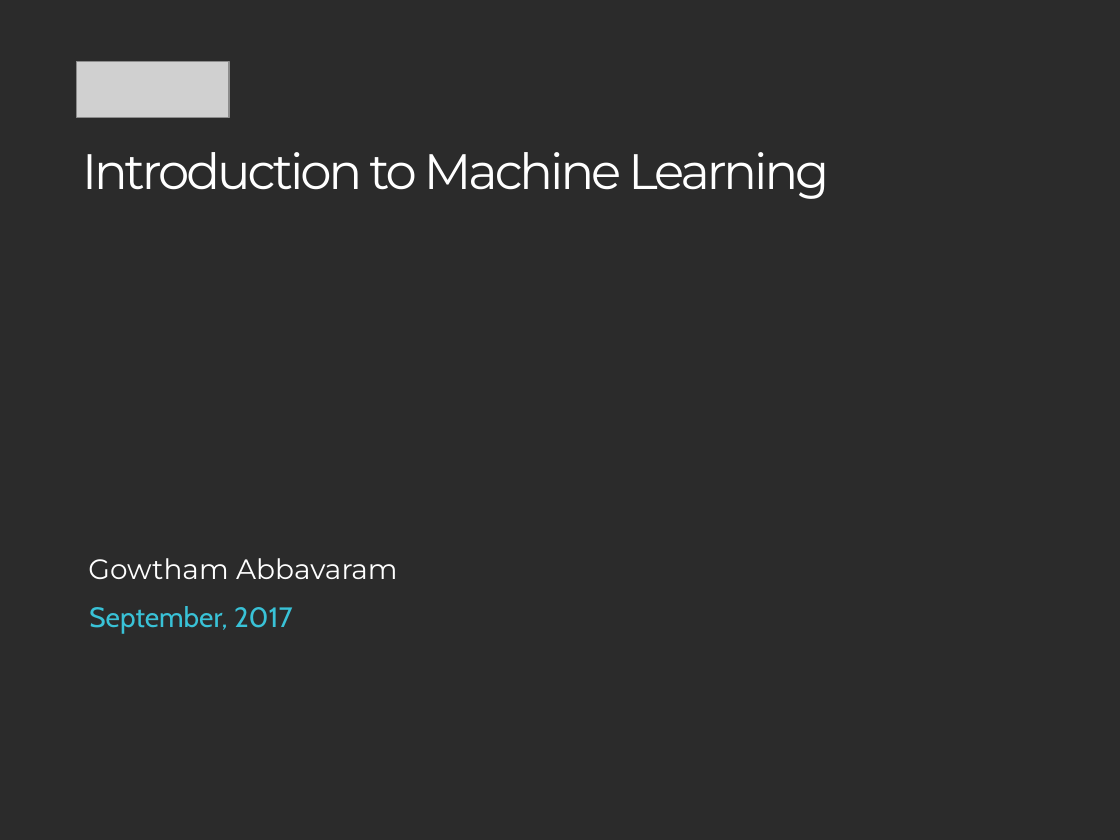
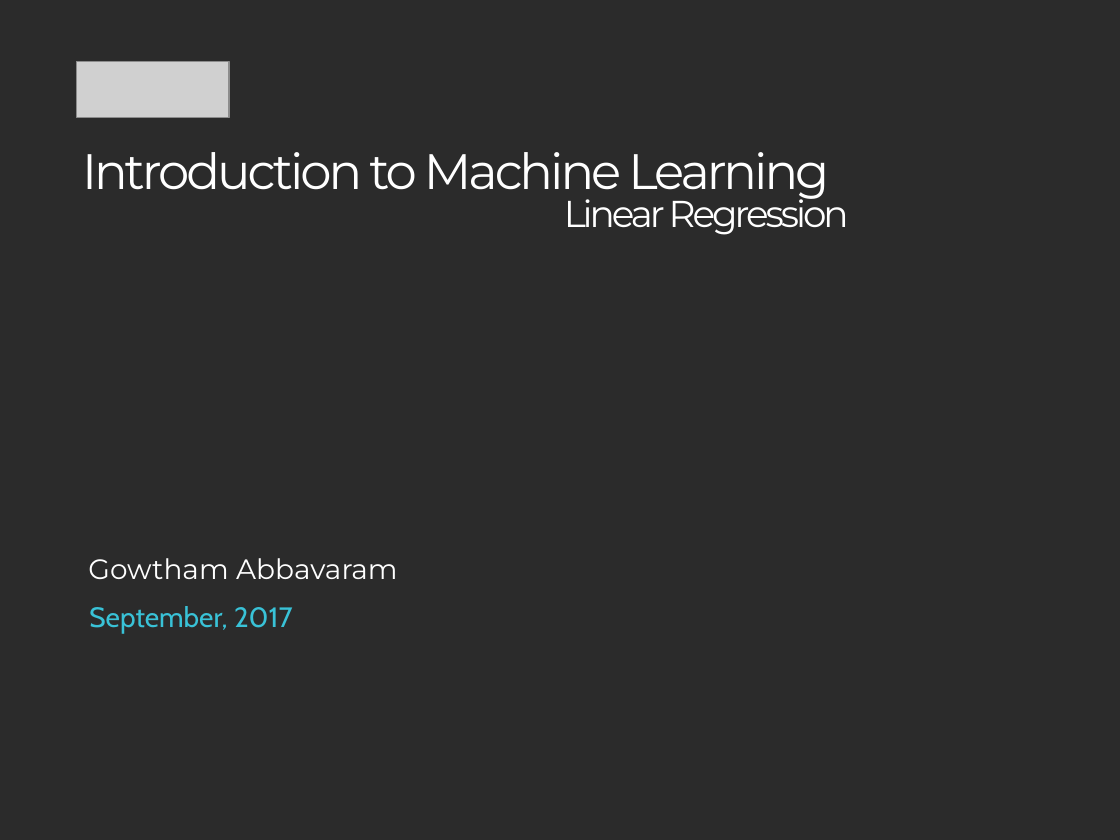
Before and after one commit to gautam0707/TechTalk1_Epam, a slide deck: slide 1 of TechTalk1.pptx. Drawn at 1120x840 pixels with LibreOffice and Linux fonts; fonts in the diff are those of the drawing; grey boxes stand for pictures; background and template pictures are left out; a plain dark background stands for a picture behind light text. Boxes give left, top, right and bottom in pixels: in the first picture for what was removed or moved away, otherwise in the second. Text is boxed around its words. In the diff, an @@ line names an element or a change of style, - is before the commit and + after.

```diff
--- a/TechTalk1.pptx
+++ b/TechTalk1.pptx
@@ text at (564, 191, 849, 235): paragraph added @@
+Linear Regression
```
Also in this commit, not shown: 7 other slides changed.
